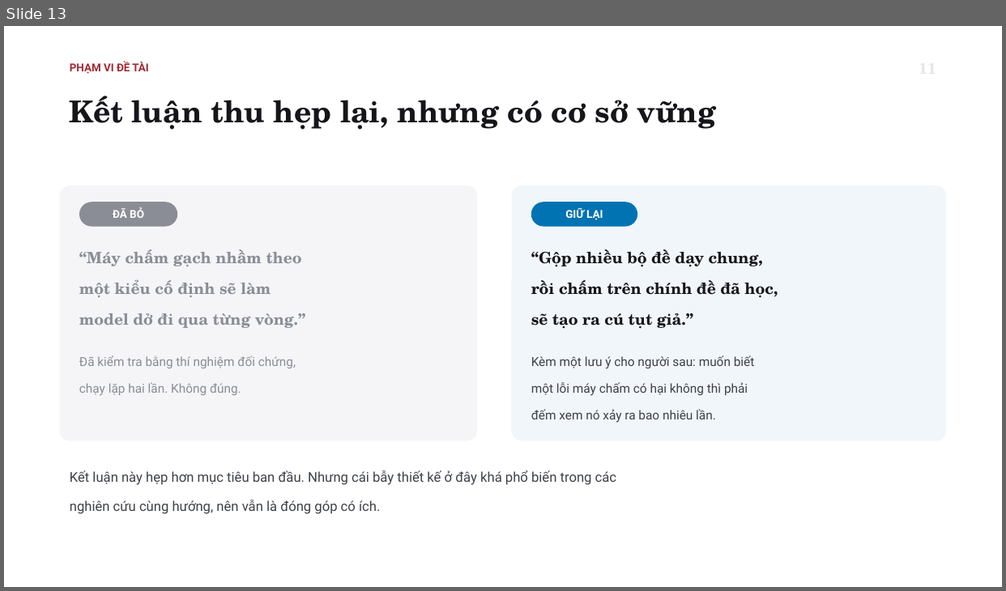
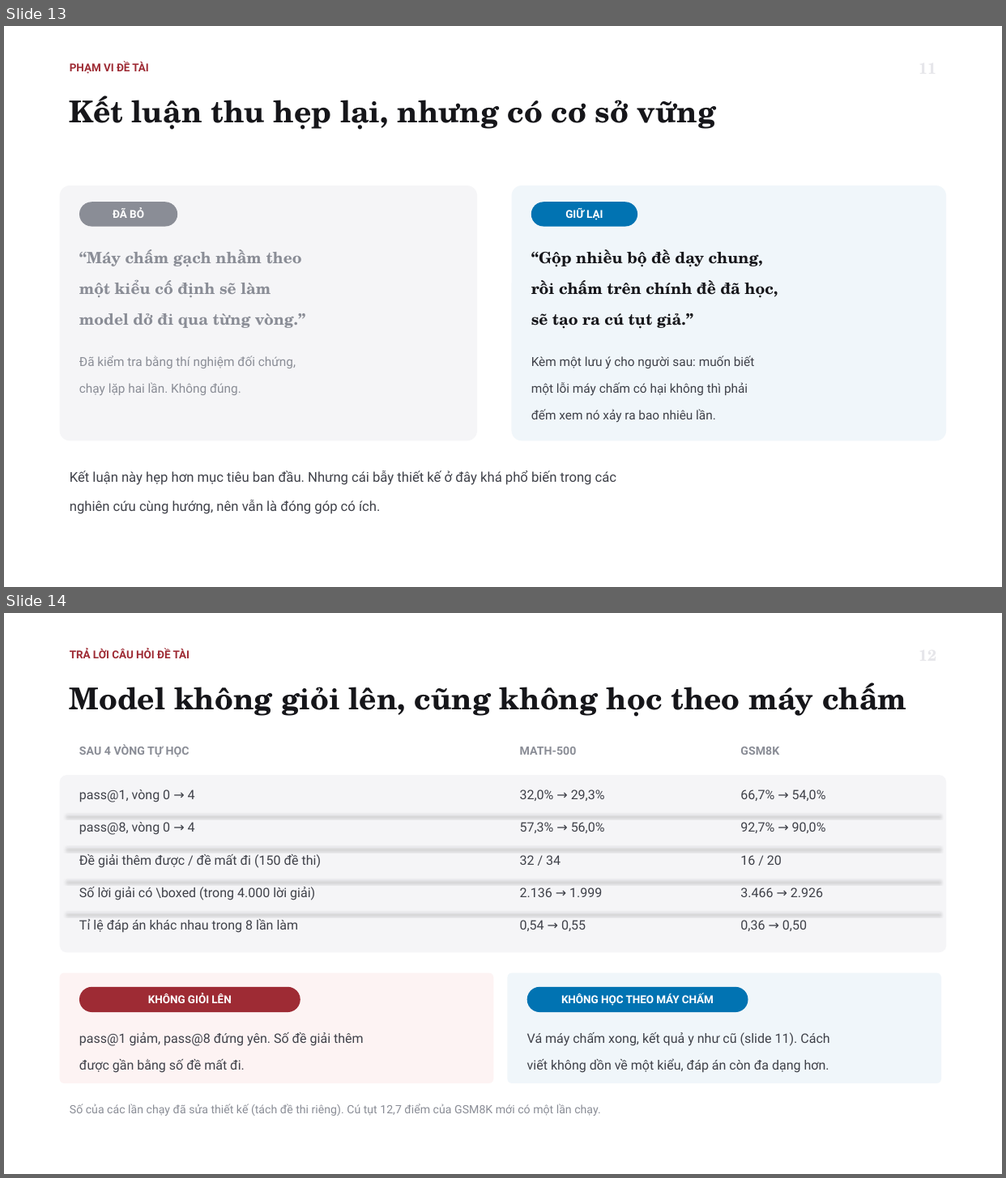
Before and after one commit to tsan2711/DACNTT_2026, a slide deck: BaoCaoTienDo_Tuan1-3_52300057_52300006.pptx. Shown one above the other, each under a label of ours: slide 13 before the commit, slides 13 and 14 after it. The pictures are 1006x591 and 1006x1178 pixels, drawn with LibreOffice and Linux fonts; fonts in the diff are those of the drawing. Boxes give left, top, right and bottom in pixels: in the first picture for what was removed or moved away, otherwise in the second. Text is boxed around its words. In the diff, an @@ line names an element or a change of style, - is before the commit and + after.

```diff
--- a/BaoCaoTienDo_Tuan1-3_52300057_52300006.pptx
+++ b/BaoCaoTienDo_Tuan1-3_52300057_52300006.pptx
@@ slide 14 added at (4,613,1002,1174), background #FFFFFF @@
@@ text added at (70,649,189,658), 10.5 pt, text #9E2B34, bold @@
+TRẢ LỜI CÂU HỎI ĐỀ TÀI
@@ text added at (70,683,906,717), 29 pt, text #16161A, bold @@
+Model không giỏi lên, cũng không học theo máy chấm
@@ text added at (79,744,189,757), 11 pt, text #8A8D96, bold @@
+SAU 4 VÒNG TỰ HỌC
@@ text added at (520,747,577,755), 11 pt, text #8A8D96, bold @@
+MATH-500
@@ text added at (740,747,779,755), 11 pt, text #8A8D96, bold @@
+GSM8K
@@ rounded rectangle added at (59,776,947,953), fill #F5F5F7 @@
@@ text added at (79,790,195,803), 12.5 pt, text #3F4149 @@
+pass@1, vòng 0 → 4
@@ text added at (520,790,605,801), 12.5 pt, text #3F4149 @@
+32,0% → 29,3%
@@ text added at (740,790,826,801), 12.5 pt, text #3F4149 @@
+66,7% → 54,0%
@@ line added from (66, 815) to (940, 815), #E9E9ED 0.75 pt @@
@@ text added at (79,822,195,835), 12.5 pt, text #3F4149 @@
+pass@8, vòng 0 → 4
@@ text added at (520,822,605,833), 12.5 pt, text #3F4149 @@
+57,3% → 56,0%
@@ text added at (740,822,826,833), 12.5 pt, text #3F4149 @@
+92,7% → 90,0%
@@ line added from (66, 847) to (940, 847), #E9E9ED 0.75 pt @@
@@ text added at (79,854,322,868), 12.5 pt, text #3F4149 @@
+Đề giải thêm được / đề mất đi (150 đề thi)
@@ text added at (520,855,560,865), 12.5 pt, text #3F4149 @@
+32 / 34
@@ text added at (740,855,782,865), 12.5 pt, text #3F4149 @@
+16 / 20
@@ line added from (66, 880) to (940, 880), #E9E9ED 0.75 pt @@
@@ text added at (79,887,315,901), 12.5 pt, text #3F4149 @@
+Số lời giải có \boxed (trong 4.000 lời giải)
@@ text added at (520,888,602,897), 12.5 pt, text #3F4149 @@
+2.136 → 1.999
@@ text added at (740,888,823,897), 12.5 pt, text #3F4149 @@
+3.466 → 2.926
@@ line added from (66, 914) to (940, 914), #E9E9ED 0.75 pt @@
@@ text added at (79,919,299,933), 12.5 pt, text #3F4149 @@
+Tỉ lệ đáp án khác nhau trong 8 lần làm
@@ text added at (520,920,586,931), 12.5 pt, text #3F4149 @@
+0,54 → 0,55
@@ text added at (740,920,807,931), 12.5 pt, text #3F4149 @@
+0,36 → 0,50
@@ rounded rectangle added at (59,973,493,1084), fill #FDF3F3 @@
@@ rounded rectangle added at (508,973,942,1084), fill #F0F6FA @@
@@ rounded rectangle added at (79,987,300,1013), fill #9E2B34, 10.5 pt, text #FFFFFF, bold @@
+KHÔNG GIỎI LÊN
@@ rounded rectangle added at (527,987,748,1013), fill #0173B2, 10.5 pt, text #FFFFFF, bold @@
+KHÔNG HỌC THEO MÁY CHẤM
@@ text added at (79,1033,364,1073), 12.5 pt, text #3F4149 @@
+pass@1 giảm, pass@8 đứng yên. Số đề giải thêm
+được gần bằng số đề mất đi.
@@ text added at (527,1033,829,1073), 12.5 pt, text #3F4149 @@
+Vá máy chấm xong, kết quả y như cũ (slide 11). Cách
+viết không dồn về một kiểu, đáp án còn đa dạng hơn.
@@ text added at (70,1104,600,1116), 11 pt, text #8A8D96 @@
+Số của các lần chạy đã sửa thiết kế (tách đề thi riêng). Cú tụt 12,7 điểm của GSM8K mới có một lần chạy.
```
Also in this commit, not shown: 4 slides changed, 1 other slide added, 4 slides removed, 4 other files.
